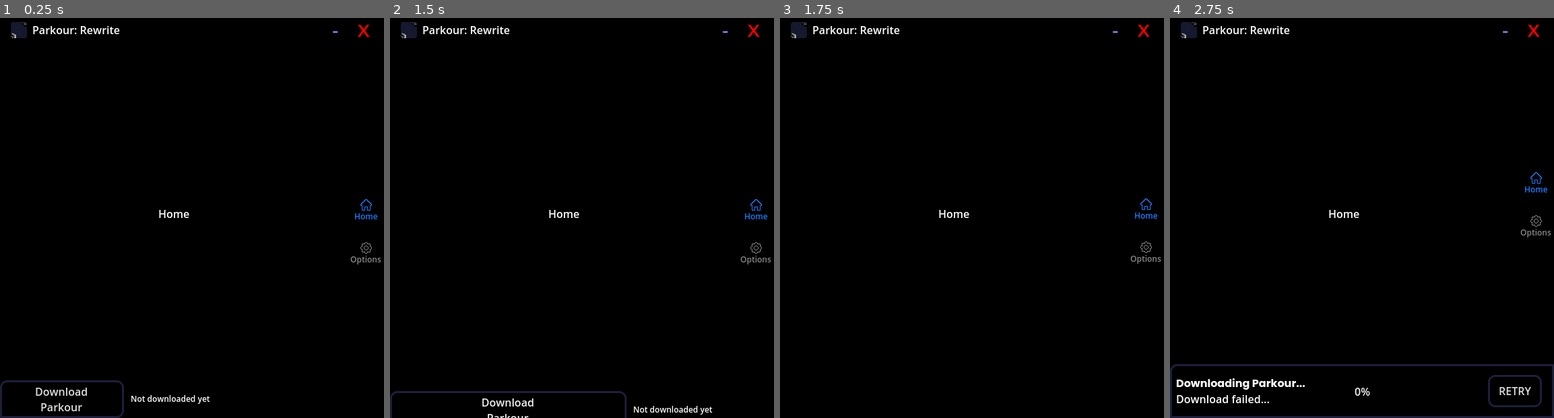
Above: before the commit, frames 1-4 (left to right).
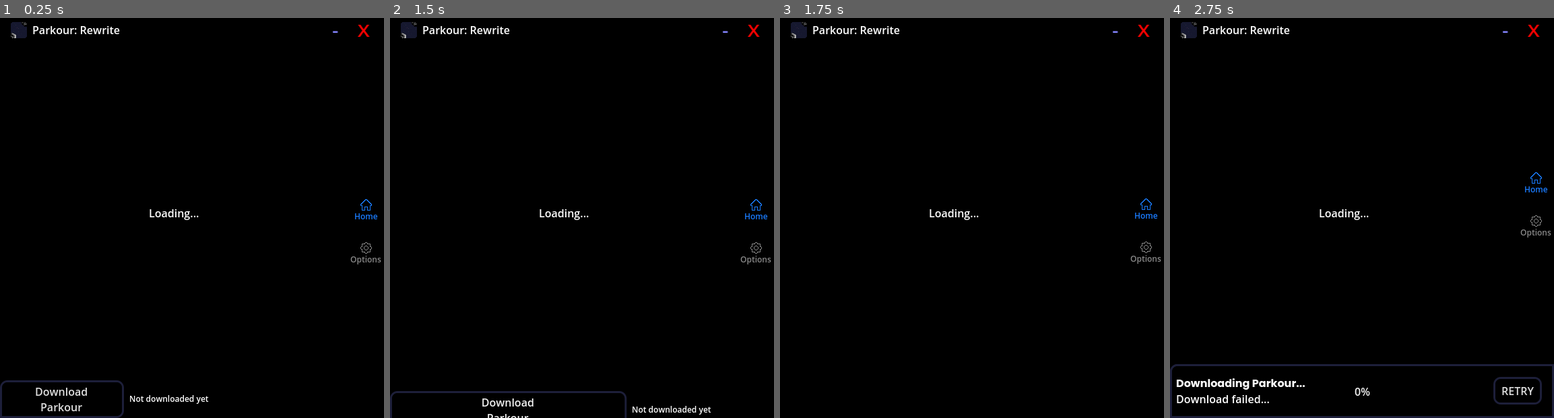
Above: after the commit, the same moments.

Repository: brb-fr/ParkourLauncher
Game: Godot game, scene res://control.tscn
Same seed, same stepped clock (60 frames per second), same inputs: the game is played once before the commit and once after it.
Inputs:
- Up to frame 1 (0.25 s): no input
- Up to frame 2 (1.5 s): click "Home" at 0.5 s; click "Download Parkour" at 1.25 s
- Up to frame 3 (1.75 s): no input
- Up to frame 4 (2.75 s): click "RETRY" at 2 s

The runs differ from the first frame. In frame 1, 0.4% of the frame differs, in the area x 33-55%, y 47-97%; in frame 2, 0.4%; in frame 3, 0.1%; in frame 4, 0.6%, in the area x 38-97%, y 47-98%.
Error after the commit: Invalid access to property or key 'version' on a base object of type 'Nil'. (res://control.gd:227)

Commit message:
v7

Diff:
--- a/control.gd
+++ b/control.gd
@@ -221,6 +221,10 @@
 	if FileAccess.file_exists(ProjectSettings.globalize_path("user://Parkour.exe")):
 		$Play.text = "Launch\nParkour"
 	downloader.download_file = ProjectSettings.globalize_path("user://Parkour.exe")
+	$Changelogs.request("https://raw.githubusercontent.com/brb-fr/Parkour-Updates/refs/heads/main/latest-version.json")
+	var dat = await $Changelogs.request_completed
+	var dat3 = JSON.parse_string(dat[3].get_string_from_utf8())
+	$Home/Changelogs.text = "[center][b]v%s Changelogs[/b]:%s"%[dat3.version, dat3.changelog]
 static func copy_from_res(from: String, to: String, chmod_flags: int=-1) -> void:
 	var file_from = FileAccess.open(from, FileAccess.READ)
 	var file_to = FileAccess.open(to, FileAccess.WRITE)
@@ -244,7 +248,7 @@
 		var dat3 = JSON.parse_string(dat[3].get_string_from_utf8())
 		var file = FileAccess.open("user://version.vfile",FileAccess.READ)
 		if dat3 != null:
-			if dat3.version <= file.get_var():
+			if float(dat3.version) <= float(file.get_var()):
 				return true
 		else:
 			$LOWER/Text.text = "[b]Launching Parkour...[/b]\nChecking for updates failed."
--- a/control.tscn
+++ b/control.tscn
@@ -310,20 +310,24 @@
 grow_horizontal = 2
 grow_vertical = 2
 
-[node name="Label" type="Label" parent="Home"]
+[node name="Changelogs" type="RichTextLabel" parent="Home"]
 layout_mode = 1
 anchors_preset = 8
 anchor_left = 0.5
 anchor_top = 0.5
 anchor_right = 0.5
 anchor_bottom = 0.5
-offset_left = -20.0
-offset_top = -11.5
-offset_right = 20.0
-offset_bottom = 11.5
-grow_horizontal = 2
-grow_vertical = 2
-text = "Home"
+offset_left = -88.5
+offset_top = -49.0
+offset_right = 88.5
+offset_bottom = 49.0
+grow_horizontal = 2
+grow_vertical = 2
+bbcode_enabled = true
+text = "[center]Loading..."
+vertical_alignment = 1
+selection_enabled = true
+drag_and_drop_selection_enabled = false
 
 [node name="Settings" type="Control" parent="."]
 layout_mode = 1
@@ -409,10 +413,10 @@
 anchor_left = 1.0
 anchor_right = 1.0
 anchor_bottom = 1.0
-offset_left = -98.0
-offset_top = 16.0
+offset_left = -90.0
+offset_top = 19.0
 offset_right = -18.0
-offset_bottom = -16.0
+offset_bottom = -20.0
 grow_horizontal = 0
 grow_vertical = 2
 theme_override_styles/focus = SubResource("StyleBoxEmpty_fj5cn")
@@ -478,6 +482,7 @@
 theme_override_styles/pressed = SubResource("StyleBoxEmpty_sky72")
 theme_override_styles/normal_mirrored = SubResource("StyleBoxEmpty_sky72")
 theme_override_styles/normal = SubResource("StyleBoxEmpty_sky72")
+action_mode = 0
 text = "Home"
 icon = ExtResource("5_iy58a")
 icon_alignment = 1
@@ -512,6 +517,7 @@
 theme_override_styles/pressed = SubResource("StyleBoxEmpty_sky72")
 theme_override_styles/normal_mirrored = SubResource("StyleBoxEmpty_sky72")
 theme_override_styles/normal = SubResource("StyleBoxEmpty_sky72")
+action_mode = 0
 text = "Options"
 icon = ExtResource("6_6a6wx")
 icon_alignment = 1
@@ -540,8 +546,8 @@
 anchor_left = 1.0
 anchor_right = 1.0
 anchor_bottom = 1.0
-offset_left = 10.0
-offset_right = 128.0
+offset_left = 8.0
+offset_right = 126.0
 grow_horizontal = 0
 grow_vertical = 2
 theme_override_font_sizes/font_size = 12
@@ -566,6 +572,8 @@
 [node name="GithubGetter" type="HTTPRequest" parent="."]
 download_chunk_size = 450000
 use_threads = true
+
+[node name="Changelogs" type="HTTPRequest" parent="."]
 
 [node name="UP" type="ColorRect" parent="."]
 layout_mode = 1
